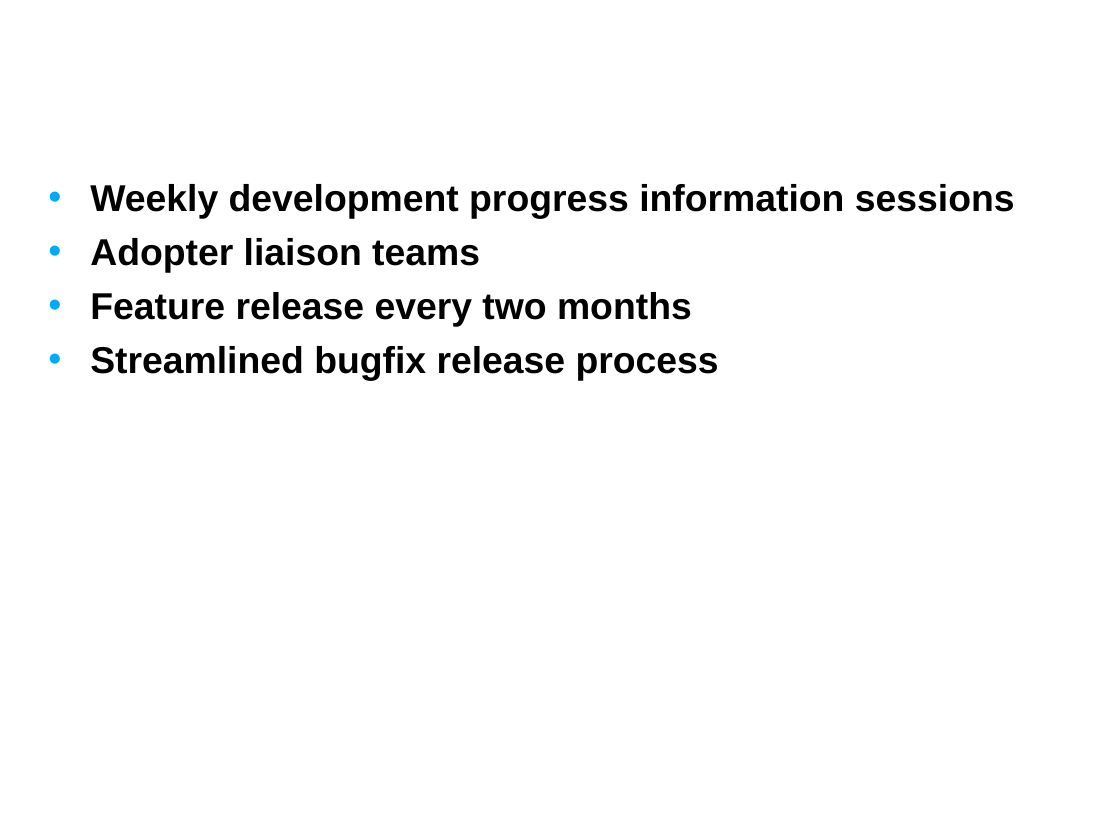
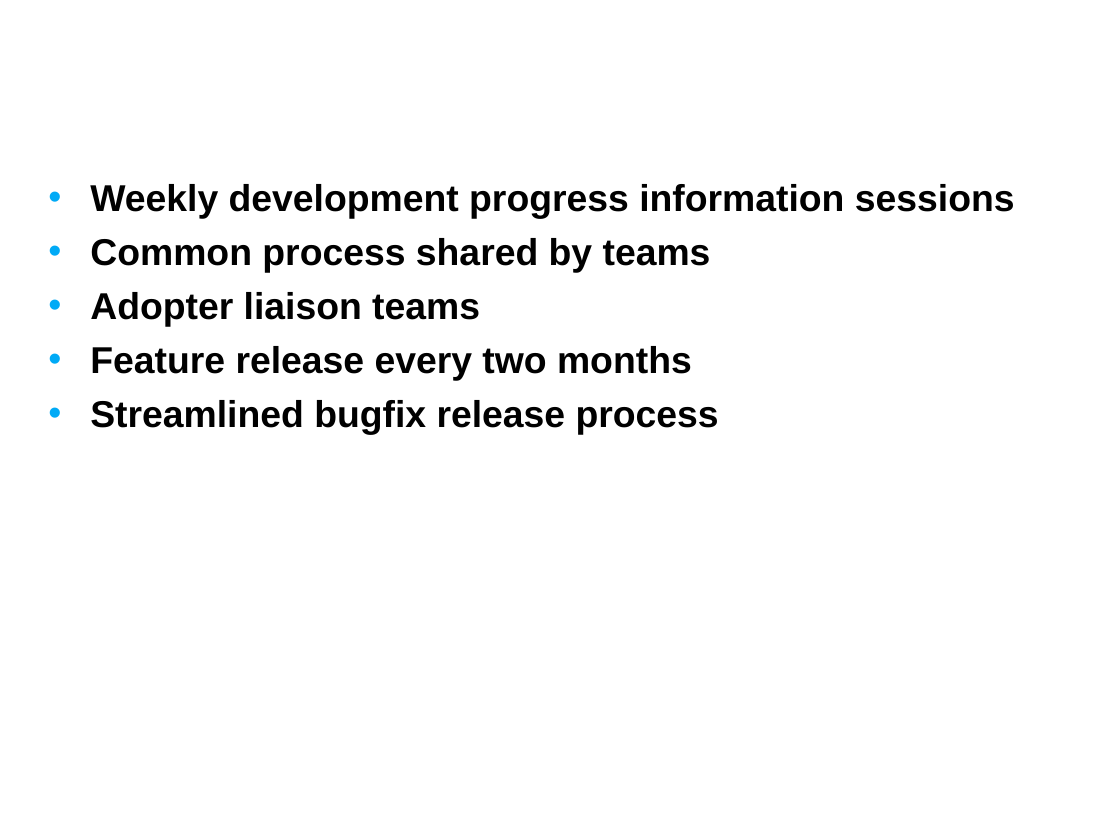
Before and after one commit to NCIP/caarray-docs, a slide deck: slide 12 of environment/references/process_improvement_proposal.ppt (slide 9 before the commit). Drawn at 1120x840 pixels with LibreOffice and Linux fonts; fonts in the diff are those of the drawing; background and template pictures are left out. Boxes give left, top, right and bottom in pixels: in the first picture for what was removed or moved away, otherwise in the second. Text is boxed around its words. In the diff, an @@ line names an element or a change of style, - is before the commit and + after.

```diff
--- a/environment/references/process_improvement_proposal.ppt
+++ b/environment/references/process_improvement_proposal.ppt
@@ text at (90,238,711,272): paragraph added @@
+• Common process shared by teams
```
Also in this commit, not shown: 8 other slides changed, 3 slides added.
